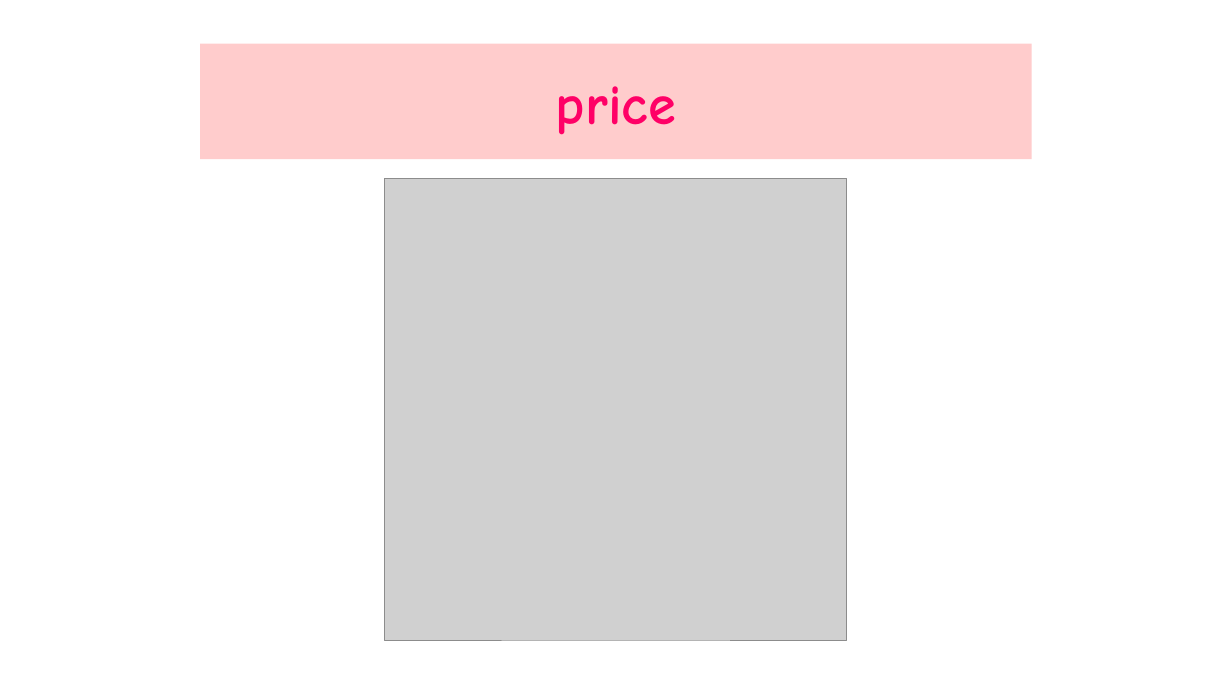
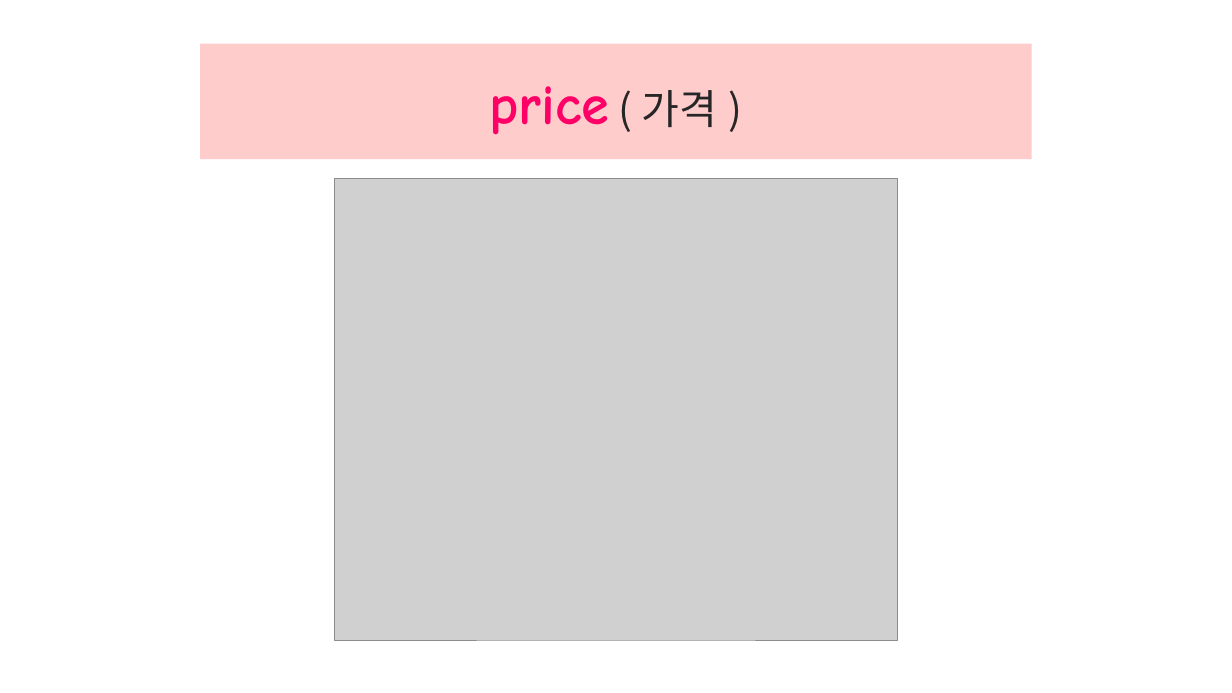
Before and after one commit to jangengineering/To-do-list, a slide deck: slide 16 of ppt/Lesson10-1_New_Words.pptx. Drawn at 1232x693 pixels with LibreOffice and Linux fonts; fonts in the diff are those of the drawing; grey boxes stand for pictures. Boxes give left, top, right and bottom in pixels: in the first picture for what was removed or moved away, otherwise in the second. Text is boxed around its words. In the diff, an @@ line names an element or a change of style, - is before the commit and + after.

```diff
--- a/ppt/Lesson10-1_New_Words.pptx
+++ b/ppt/Lesson10-1_New_Words.pptx
@@ title at [489,86,718,135]: text changed @@
-price
+price ( 가격 )
@@ picture: place and size @@
-picture at [385,178,848,640]
+picture at [335,178,897,640]
```
Also in this commit, not shown: 17 other slides changed, 4 slides added, 3 slides removed.
